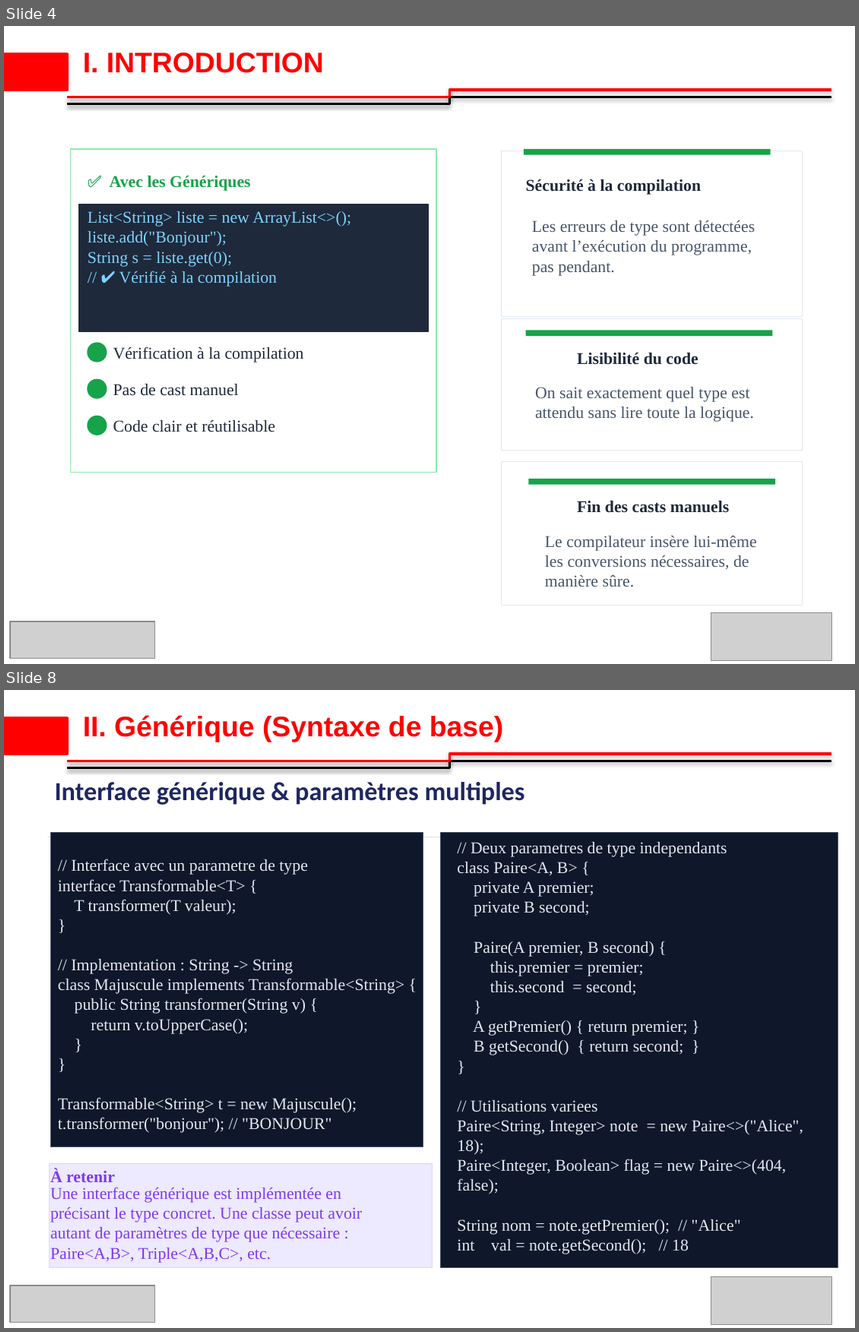
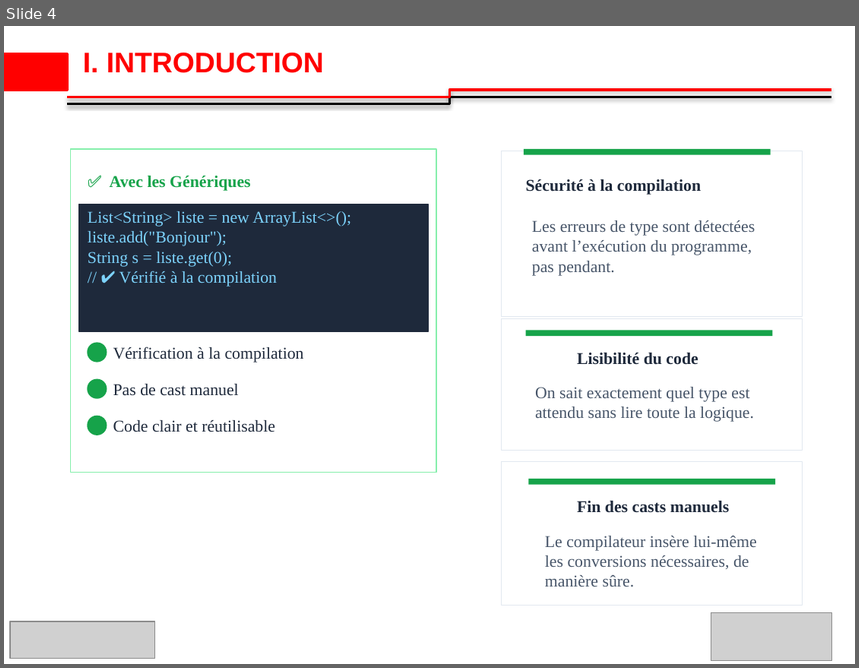
Before and after one commit to ibrahimsava/Osis-training-in-java, a slide deck: osis_presentation_Ibrahim_SAVADOGO_S3.pptx. Shown one above the other, each under a label of ours: slides 4 and 8 before the commit, slide 4 after it; the slides between them are not shown. The pictures are 859x1332 and 859x668 pixels, drawn with LibreOffice and Linux fonts; fonts in the diff are those of the drawing; grey boxes stand for pictures; background and template pictures are left out. Boxes give left, top, right and bottom in pixels: in the first picture for what was removed or moved away, otherwise in the second. Text is boxed around its words. In the diff, an @@ line names an element or a change of style, - is before the commit and + after.

```diff
--- a/osis_presentation_Ibrahim_SAVADOGO_S3.pptx
+++ b/osis_presentation_Ibrahim_SAVADOGO_S3.pptx
@@ slide 8 removed at [4, 690, 855, 1328], background #FFFFFF; not listed: 3 template elements that a slide beside it also shows @@
@@ title removed at [83, 715, 504, 742] @@
-II. Générique (Syntaxe de base)
@@ text removed at [55, 782, 525, 805] @@
-Interface générique & paramètres multiples
@@ line removed from (47, 837) to (831, 837) @@
@@ rectangle removed at [51, 833, 424, 1147] @@
@@ rectangle removed at [441, 833, 838, 1268] @@
@@ text removed at [457, 842, 804, 1255] @@
-// Deux parametres de type independants
-class Paire<A, B> {
-private A premier;
-private B second;
-Paire(A premier, B second) {
-this.premier = premier;
-this.second = second;
-}
-A getPremier() { return premier; }
-B getSecond() { return second; }
-}
-// Utilisations variees
-Paire<String, Integer> note = new Paire<>("Alice", 18);
-Paire<Integer, Boolean> flag = new Paire<>(404, false);
-String nom = note.getPremier(); // "Alice"
-int val = note.getSecond(); // 18
@@ text removed at [58, 859, 405, 1133] @@
-// Interface avec un parametre de type
-interface Transformable<T> {
-T transformer(T valeur);
-}
-// Implementation : String -> String
-class Majuscule implements Transformable<String> {
-public String transformer(String v) {
-return v.toUpperCase();
-}
-}
-Transformable<String> t = new Majuscule();
-t.transformer("bonjour"); // "BONJOUR"
@@ rectangle removed at [49, 1164, 432, 1268] @@
@@ text removed at [50, 1170, 115, 1182] @@
-À retenir
@@ text removed at [50, 1187, 362, 1263] @@
-Une interface générique est implémentée en précisant le type concret. Une classe peut avoir autant de paramètres de type que nécessaire : Paire<A,B>, Triple<A,B,C>, etc.
@@ picture removed at [712, 1277, 832, 1325] @@
@@ picture removed at [10, 1286, 154, 1322] @@
```
Also in this commit, not shown: 11 slides changed.
